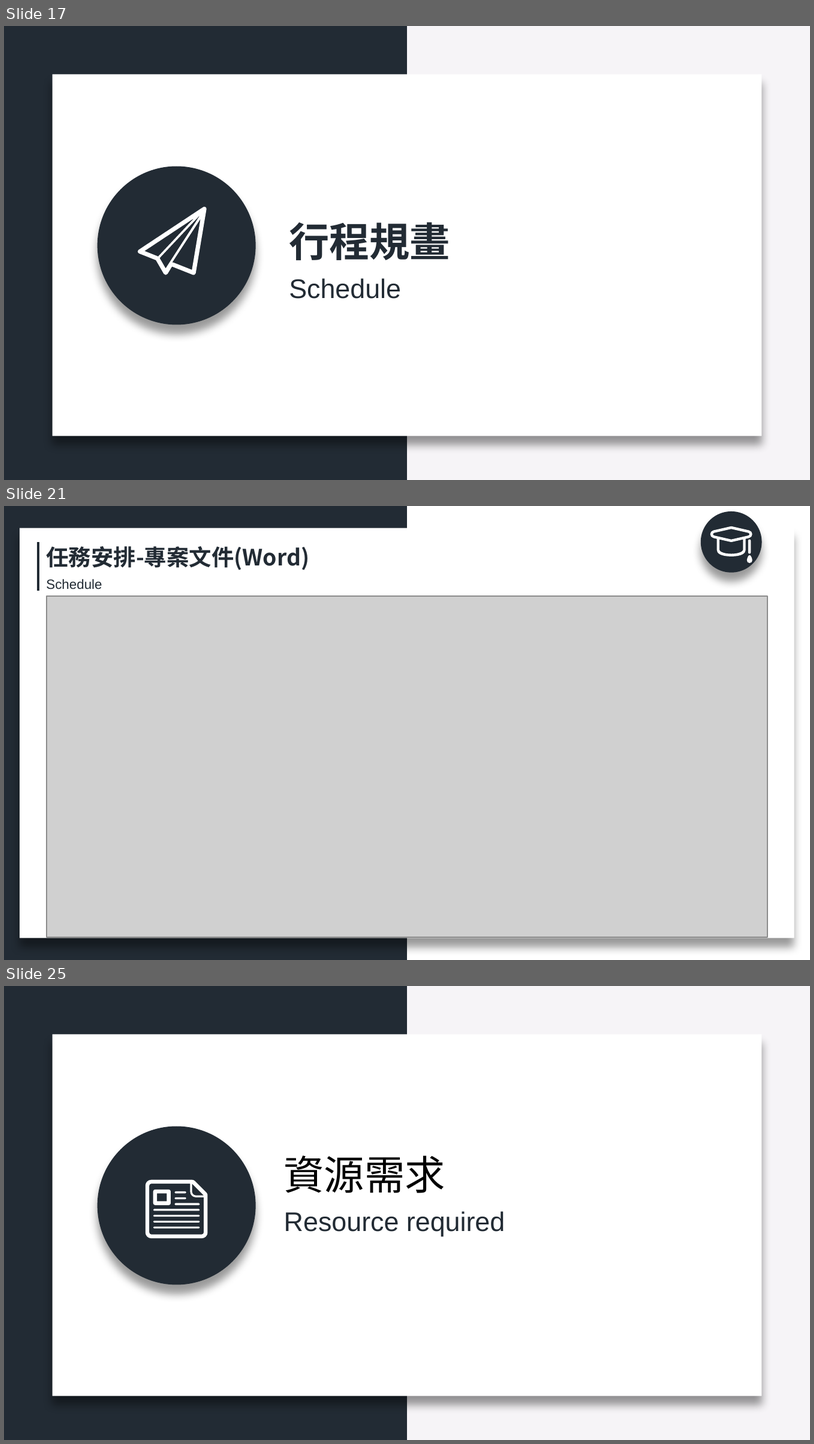
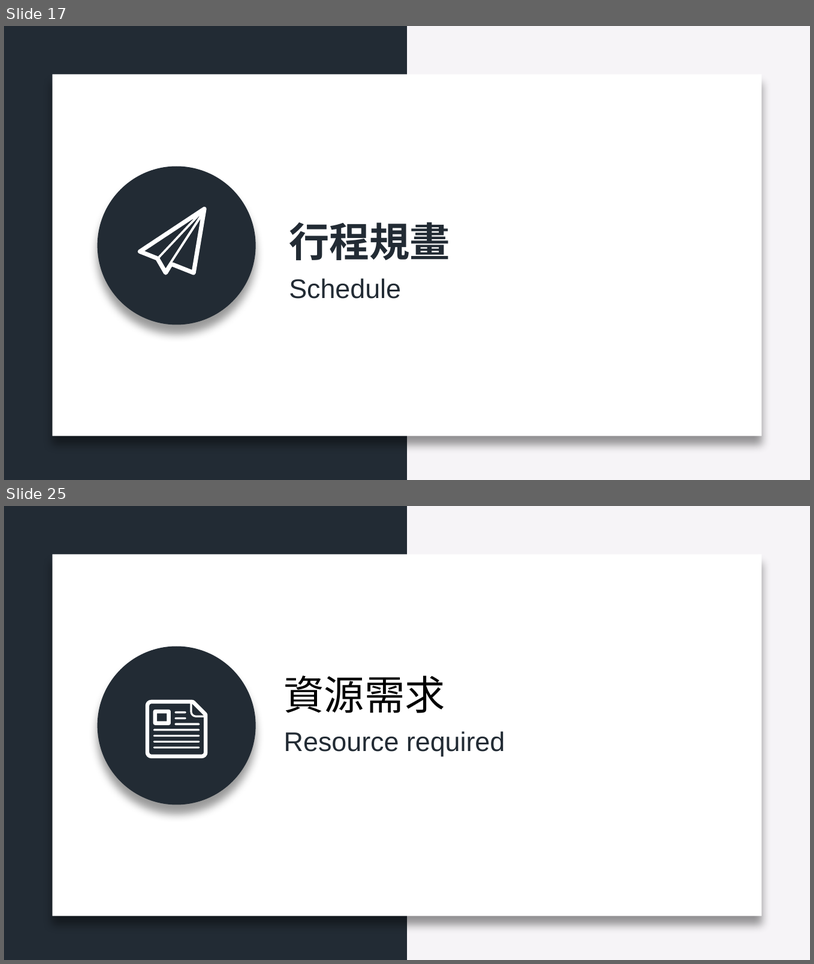
Before and after one commit to Chiang-Jhih-Ciang/108_SM_TEAM1, a slide deck: 0451060_108_SM_TEAM1.pptx. Shown one above the other, each under a label of ours: slides 17, 21 and 25 before the commit, slides 17 and 25 after it; the slides between them are not shown. The pictures are 814x1444 and 814x964 pixels, drawn with LibreOffice and Linux fonts; fonts in the diff are those of the drawing; grey boxes stand for pictures. Boxes give left, top, right and bottom in pixels: in the first picture for what was removed or moved away, otherwise in the second. Text is boxed around its words. In the diff, an @@ line names an element or a change of style, - is before the commit and + after.

```diff
--- a/0451060_108_SM_TEAM1.pptx
+++ b/0451060_108_SM_TEAM1.pptx
@@ slide 21 removed at bbox=[4, 506, 810, 960], background #FFFFFF; not listed: 1 template element that a slide beside it also shows @@
@@ rectangle removed at bbox=[20, 528, 795, 937] @@
@@ line removed from (39, 542) to (39, 591) @@
@@ text removed at bbox=[46, 546, 309, 570] @@
-任務安排-專案文件(Word)
@@ group removed at bbox=[701, 511, 762, 573]: 3 freeform shapes, 1 ellipse @@
@@ text removed at bbox=[46, 579, 102, 589] @@
-Schedule
@@ picture removed at bbox=[47, 597, 768, 937] @@
```
Also in this commit, not shown: 6 slides changed, 5 slides added, 4 other slides removed.
